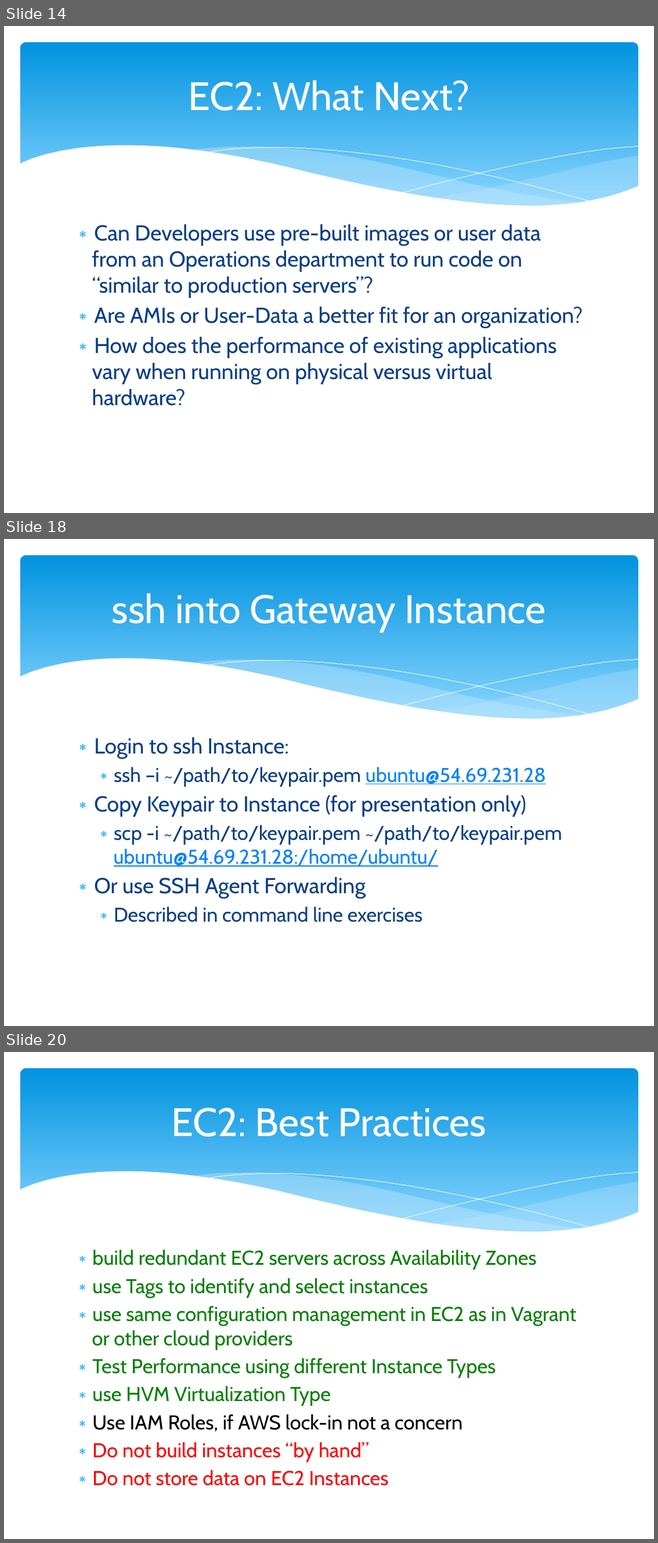
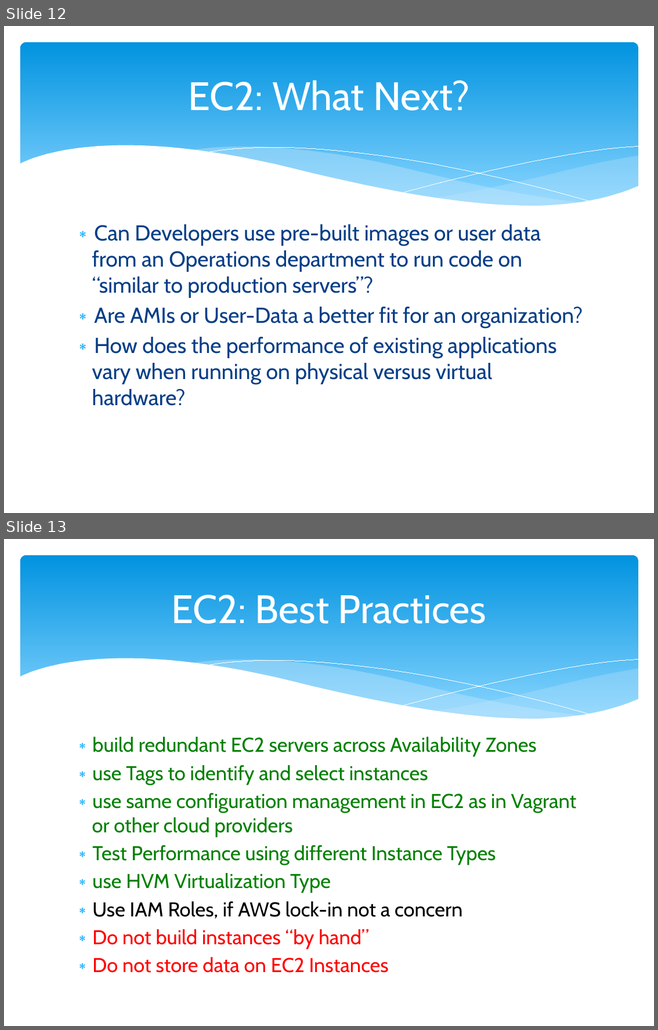
Before and after one commit to cloudavail/awstraining, a slide deck: aws-ec2/aws-ec2.pptx. Shown one above the other, each under a label of ours: slides 14, 18 and 20 before the commit, slides 12 and 13 after it; the slides between them are not shown. The pictures are 658x1543 and 658x1030 pixels, drawn with LibreOffice and Linux fonts; fonts in the diff are those of the drawing. Boxes give left, top, right and bottom in pixels: in the first picture for what was removed or moved away, otherwise in the second. Text is boxed around its words. In the diff, an @@ line names an element or a change of style, - is before the commit and + after.

Commit message:
move labs into aws-ec2-lab powerpoint

```diff
--- a/aws-ec2/aws-ec2.pptx
+++ b/aws-ec2/aws-ec2.pptx
@@ slide 18 removed at [4,539,654,1026], background #FFFFFF; not listed: 6 template elements that a slide beside it also shows @@
@@ title removed at [112,593,545,632] @@
-ssh into Gateway Instance
@@ text removed at [94,737,562,922] @@
-∗ Login to ssh Instance:
-  ∗ ssh –i ~/path/to/keypair.pem ubuntu@54.69.231.28
-∗ Copy Keypair to Instance (for presentation only)
-  ∗ scp -i ~/path/to/keypair.pem ~/path/to/keypair.pem ubuntu@54.69.231.28:/home/ubuntu/
-∗ Or use SSH Agent Forwarding
-  ∗ Described in command line exercises
@@ what was slide 14 is now slide 12 @@
@@ what was slide 20 is now slide 13 @@
```
Also in this commit, not shown: 6 other slides removed, 1 other file.
